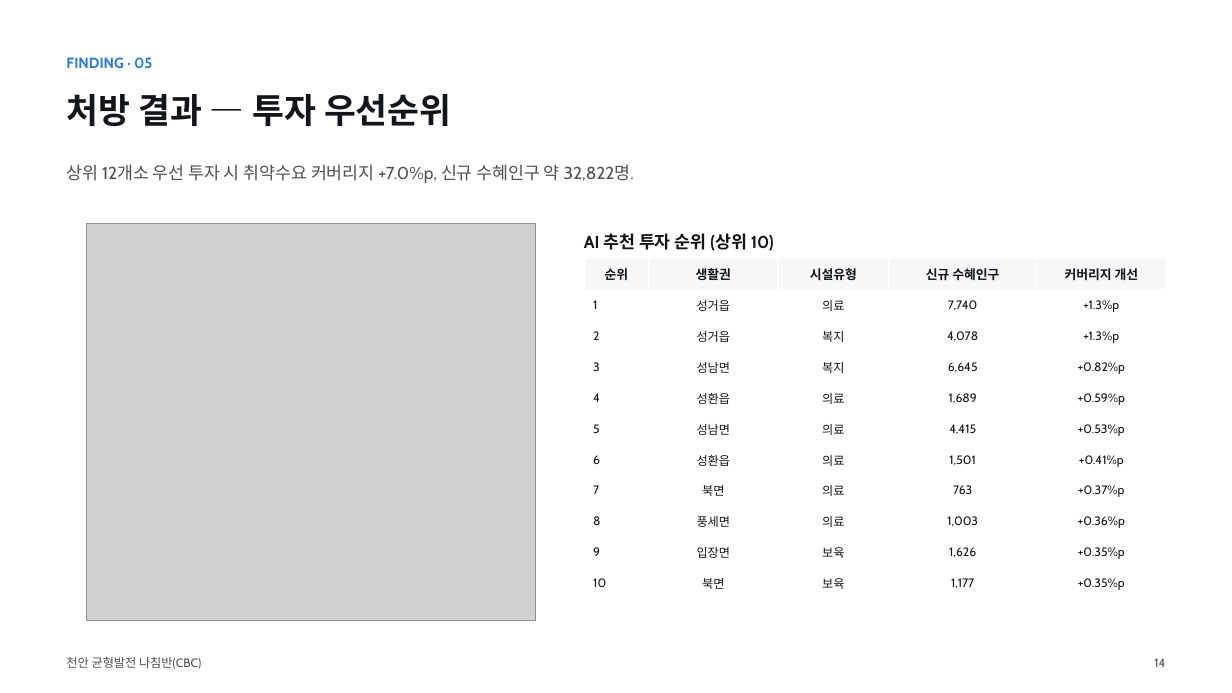
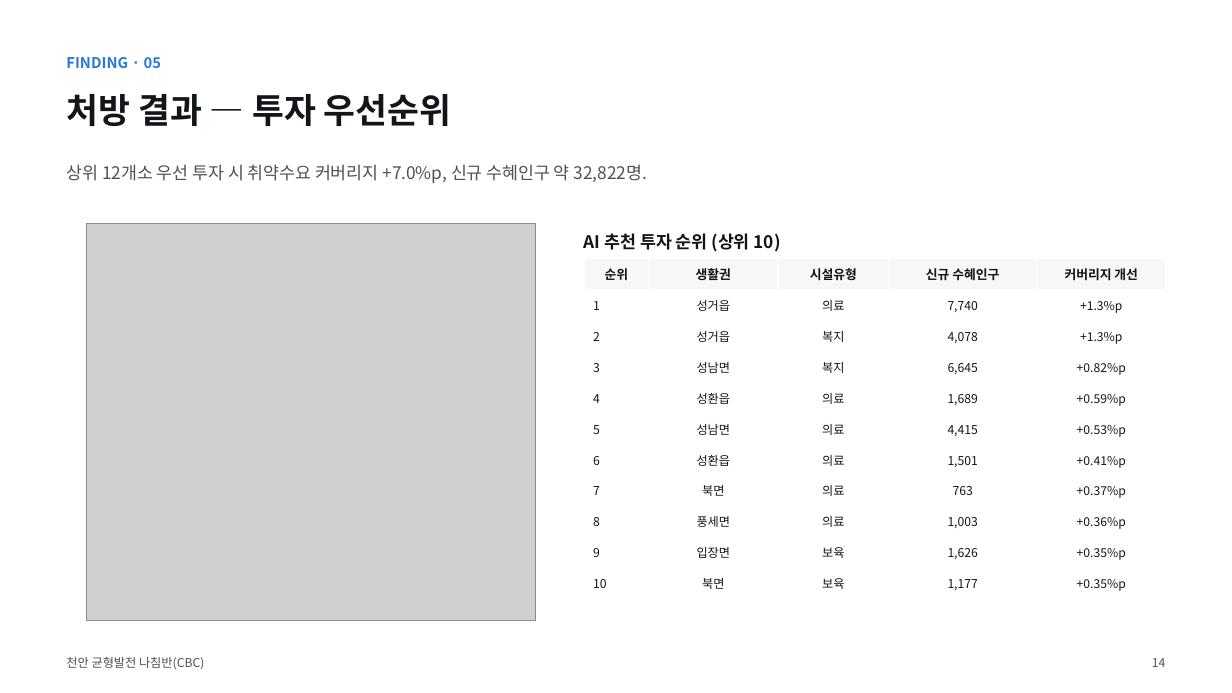
Before and after one commit to BioCode67/2026-AI-, a slide deck: slide 15 of deliverables/기획서_천안균형발전나침반_CBC.pptx. Drawn at 1232x693 pixels with LibreOffice and Linux fonts; fonts in the diff are those of the drawing; grey boxes stand for pictures. Boxes give left, top, right and bottom in pixels: in the first picture for what was removed or moved away, otherwise in the second. Text is boxed around its words. In the diff, an @@ line names an element or a change of style, - is before the commit and + after.

```diff
--- a/deliverables/기획서_천안균형발전나침반_CBC.pptx
+++ b/deliverables/기획서_천안균형발전나침반_CBC.pptx
@@ table at bbox=[584, 259, 1166, 600] @@
@@ font Cabin to Noto Sans CJK KR @@
@@ font Cabin to Noto Sans CJK KR in 5 elements at bbox=[66, 57, 161, 68], bbox=[66, 164, 647, 183], bbox=[584, 233, 781, 252], bbox=[66, 657, 204, 669], bbox=[1152, 658, 1165, 667] @@
```
Also in this commit, not shown: 20 other slides changed, 8 other files.
